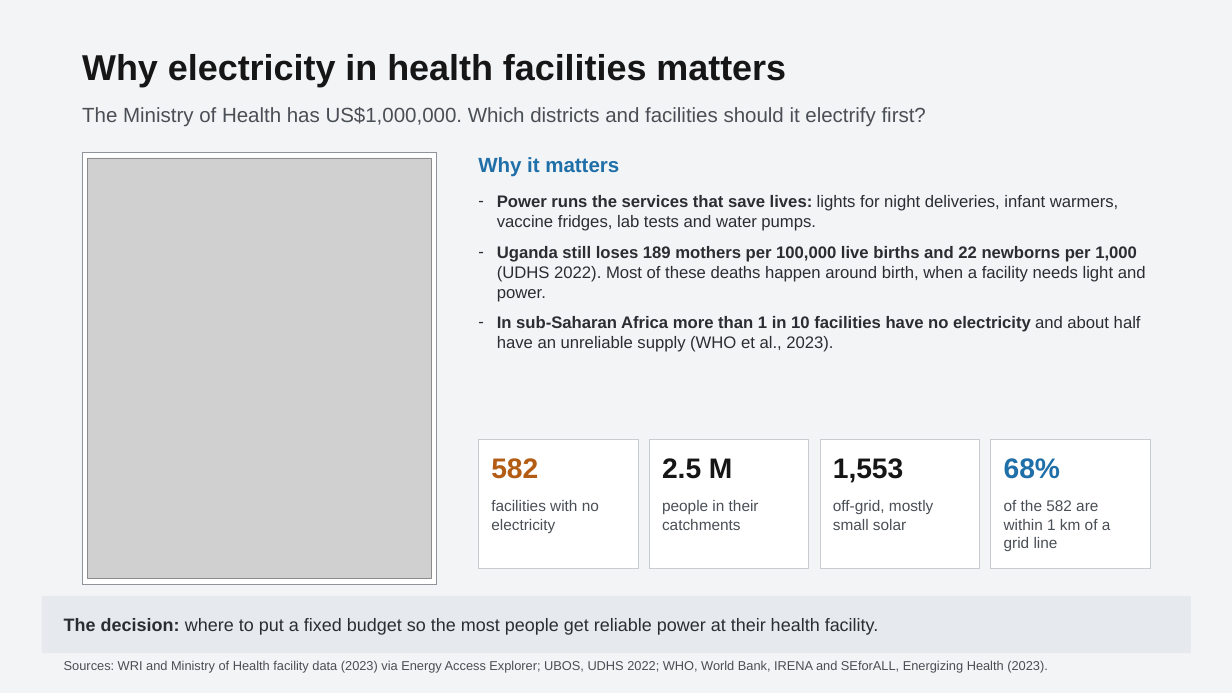
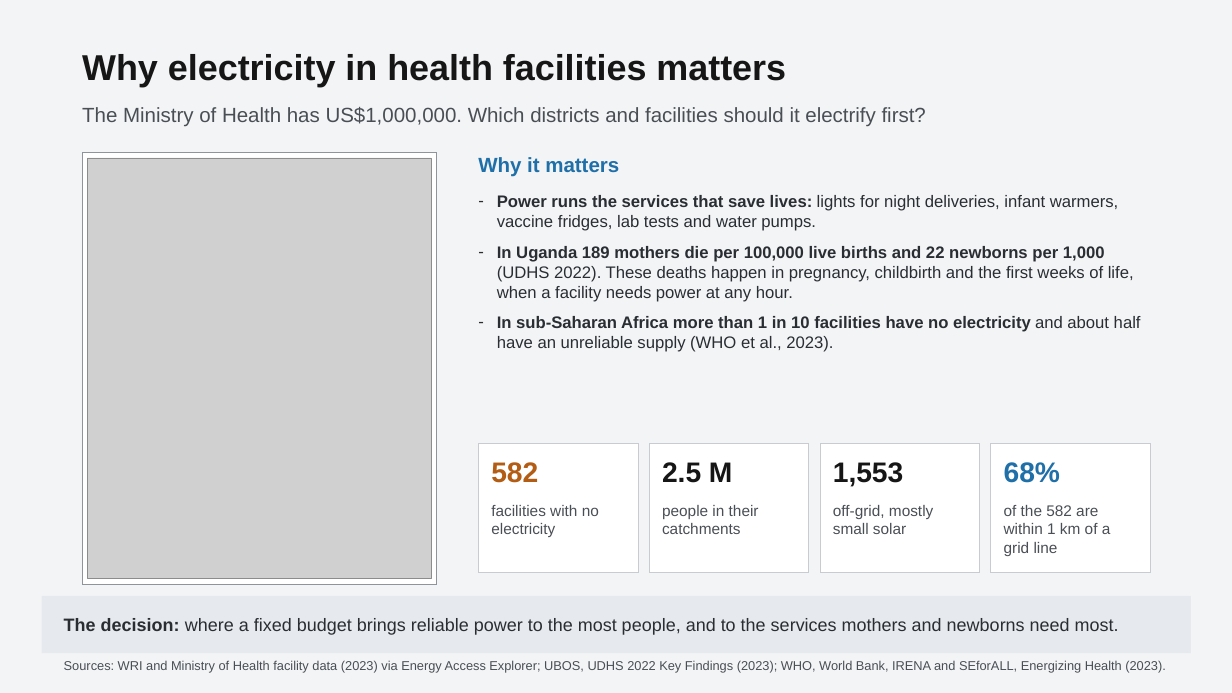
Before and after one commit to chilalaabubakar/EDA, a slide deck: slide 2 of presentation/Case_Study_4_Healthcare_Electrification_Uganda.pptx. Drawn at 1232x693 pixels with LibreOffice and Linux fonts; fonts in the diff are those of the drawing; grey boxes stand for pictures. Boxes give left, top, right and bottom in pixels: in the first picture for what was removed or moved away, otherwise in the second. Text is boxed around its words. In the diff, an @@ line names an element or a change of style, - is before the commit and + after.

Commit message:
Strengthen answers: maternity-first plan, driver ranks, EAE tool screenshot, recommendations, 4-page report
- Notebook: Uganda health evidence (UDHS 2022), weight reasoning, rank-based drivers of the top five,
  solar (GHI) robustness check, maternity-first plan compared with HC II-only, recommendations section
- tools/eae_check.js also saves a screenshot of the live EAE tool
- Slides (16) and the explainer document updated to match
- New 4-page report in report/

```diff
--- a/presentation/Case_Study_4_Healthcare_Electrification_Uganda.pptx
+++ b/presentation/Case_Study_4_Healthcare_Electrification_Uganda.pptx
@@ text at [497, 246, 1134, 302]: text changed @@
-– Uganda still loses 189 mothers per 100,000 live births and 22 newborns per 1,000 (UDHS 2022). Most of these deaths happen around birth, when a facility needs light and power.
+– In Uganda 189 mothers die per 100,000 live births and 22 newborns per 1,000 (UDHS 2022). These deaths happen in pregnancy, childbirth and the first weeks of life, when a facility needs power at any hour.
@@ 8 texts, 4 rectangles: place and size @@
-8 texts, 4 rectangles at [479, 439, 1151, 568]
+8 texts, 4 rectangles at [479, 444, 1151, 573]
@@ text at [64, 618, 1119, 635]: text changed @@
-The decision: where to put a fixed budget so the most people get reliable power at their health facility.
+The decision: where a fixed budget brings reliable power to the most people, and to the services mothers and newborns need most.
@@ text at [64, 660, 1166, 673]: text changed @@
-Sources: WRI and Ministry of Health facility data (2023) via Energy Access Explorer; UBOS, UDHS 2022; WHO, World Bank, IRENA and SEforALL, Energizing Health (2023).
+Sources: WRI and Ministry of Health facility data (2023) via Energy Access Explorer; UBOS, UDHS 2022 Key Findings (2023); WHO, World Bank, IRENA and SEforALL, Energizing Health (2023).
```
Also in this commit, not shown: 10 other slides changed, 2 slides added, 22 other files.
